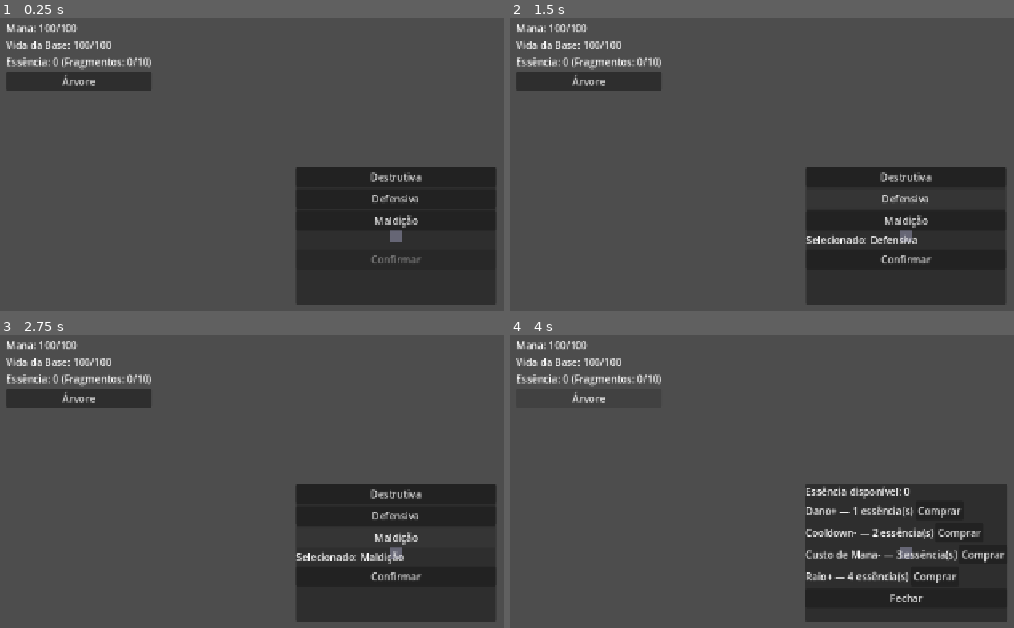
Above: before the commit, frames 1-4 (two rows, left to right).
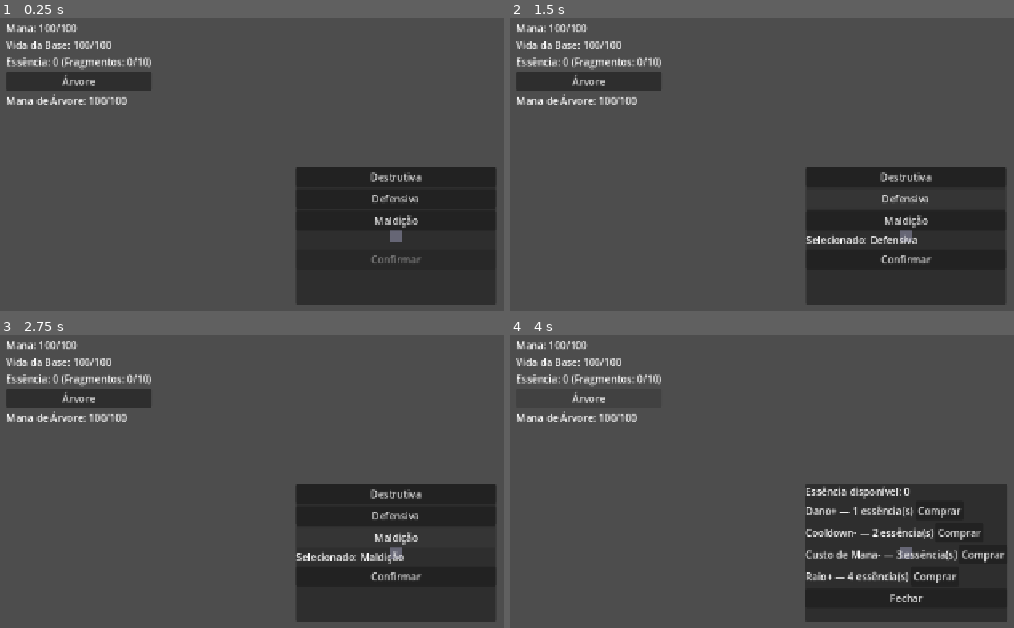
Above: after the commit, the same moments.

Repository: caua-developer/pixie-defense
Game: Godot game, scene res://scenes/main.tscn
Two runs of this game, one before a commit and one after it. Both use one fixed random seed, a clock stepped at 60 frames per second and the inputs below.
Inputs:
- Up to frame 1 (0.25 s): no input
- Up to frame 2 (1.5 s): click "Destrutiva" at 0.5 s; click "Defensiva" at 1.25 s
- Up to frame 3 (2.75 s): click "Maldição" at 2 s
- Up to frame 4 (4 s): click "Confirmar" at 2.75 s; click "Árvore" at 3.5 s

The runs differ from the first frame. In frame 1, 0.4% of the frame differs, in the area x 1-26%, y 25-30%; in frame 2, 0.4%; in frame 3, 0.4%; in frame 4, 0.4%.

Commit message:
feat: adiciona segundo input de magia (golem/maldicao) com mana e cooldown independentes
Co-Authored-By: Claude Sonnet 5 <noreply@anthropic.com>

Diff:
--- a/project.godot
+++ b/project.godot
@@ -29,6 +29,11 @@
 "events": [Object(InputEventMouseButton,"resource_local_to_scene":false,"resource_name":"","device":-1,"window_id":0,"button_mask":0,"position":Vector2(0, 0),"global_position":Vector2(0, 0),"factor":1.0,"button_index":1,"canceled":false,"pressed":false,"double_click":false,"script":null)
 ]
 }
+cast_tree_ability={
+"deadzone": 0.2,
+"events": [Object(InputEventMouseButton,"resource_local_to_scene":false,"resource_name":"","device":-1,"window_id":0,"button_mask":0,"position":Vector2(0, 0),"global_position":Vector2(0, 0),"factor":1.0,"button_index":2,"canceled":false,"pressed":false,"double_click":false,"script":null)
+]
+}
 
 [layer_names]
 
--- a/scenes/main.tscn
+++ b/scenes/main.tscn
@@ -84,6 +84,10 @@
 [node name="SkillTreeButton" type="Button" parent="HUD/Root/VBox" unique_id=226984120]
 layout_mode = 2
 text = "Árvore"
+
+[node name="TreeManaLabel" type="Label" parent="HUD/Root/VBox" unique_id=299893256]
+layout_mode = 2
+text = "Mana de Árvore: 100/100"
 
 [node name="SkillTreePanel" type="PanelContainer" parent="HUD" unique_id=84338893]
 visible = false
--- a/scripts/enemy.gd
+++ b/scripts/enemy.gd
@@ -22,9 +22,13 @@
 var contact_damage: float = CONTACT_DAMAGE
 var tier: int = 0
 var corredor: Node = null
+var damage_taken_multiplier: float = 1.0
 
 var _curve: Curve2D
 var _distance: float = 0.0
+var _curse_time_remaining: float = 0.0
+var _slow_multiplier: float = 1.0
+var _slow_time_remaining: float = 0.0
 
 @onready var visual: Polygon2D = $Visual
 
@@ -46,24 +50,40 @@
 func _physics_process(delta: float) -> void:
 	if _curve == null:
 		return
+	if _curse_time_remaining > 0.0:
+		_curse_time_remaining -= delta
+		if _curse_time_remaining <= 0.0:
+			damage_taken_multiplier = 1.0
+	if _slow_time_remaining > 0.0:
+		_slow_time_remaining -= delta
+		if _slow_time_remaining <= 0.0:
+			_slow_multiplier = 1.0
 	var block_dist: float = corredor.get_block_distance() if corredor else INF
 	if _distance >= block_dist:
 		if corredor.golem:
 			corredor.golem.take_damage(contact_damage * delta)
 		return
-	_distance += speed * delta
+	_distance += speed * _slow_multiplier * delta
 	if _distance >= _curve.get_baked_length():
 		_on_reached_base()
 		return
 	position = _curve.sample_baked(_distance, true)
 
 func take_damage(amount: float) -> void:
-	hp -= amount
+	hp -= amount * damage_taken_multiplier
 	if hp <= 0.0:
-		_drop_fragments()
+		_on_death()
 		queue_free()
 
-func _drop_fragments() -> void:
+func apply_curse(multiplier: float, duration: float) -> void:
+	damage_taken_multiplier = multiplier
+	_curse_time_remaining = duration
+
+func apply_slow(multiplier: float, duration: float) -> void:
+	_slow_multiplier = multiplier
+	_slow_time_remaining = duration
+
+func _on_death() -> void:
 	var tracker := get_tree().get_first_node_in_group("essencia")
 	if tracker:
 		tracker.add_fragments(FRAGMENT_DROP[tier])
--- a/scripts/mago.gd
+++ b/scripts/mago.gd
@@ -12,6 +12,20 @@
 const MANA_COST_UPGRADE_MULT: float = 0.8 # hipótese — calibrar na Fase 10
 const RADIUS_UPGRADE_MULT: float = 1.2    # hipótese — calibrar na Fase 10
 
+const MAX_TREE_MANA: float = 100.0
+const TREE_MANA_REGEN_PER_SEC: float = 10.0  # hipótese — calibrar na Fase 10
+const BASE_TREE_COST: float = 30.0           # hipótese — calibrar na Fase 10
+const BASE_TREE_COOLDOWN: float = 3.0        # hipótese — calibrar na Fase 10
+const BASE_CURSE_RADIUS: float = 70.0        # px, hipótese — calibrar na Fase 10
+const BASE_CURSE_MULT: float = 1.3           # +30% dano recebido, hipótese
+const BASE_CURSE_DURATION: float = 4.0       # segundos, hipótese
+const TREE_COOLDOWN_UPGRADE_MULT: float = 0.8
+const TREE_MANA_COST_UPGRADE_MULT: float = 0.8
+const GOLEM_HP_UPGRADE_MULT: float = 1.2
+const CURSE_POTENCIA_UPGRADE_MULT: float = 1.2
+const CURSE_DURATION_UPGRADE_MULT: float = 1.2
+const GUARDIAN_FURY_DAMAGE_MULT: float = 1.15  # hipótese — calibrar na Fase 10
+
 @export var spell_effect_scene: PackedScene
 
 var mana: float = MAX_MANA
@@ -21,6 +35,15 @@
 var spell_radius: float = BASE_SPELL_RADIUS
 var spell_damage: float = BASE_SPELL_DAMAGE
 var specialization: String = "Destrutiva"
+
+var tree_mana: float = MAX_TREE_MANA
+var tree_cooldown_remaining: float = 0.0
+var tree_spell_cost: float = BASE_TREE_COST
+var tree_spell_cooldown: float = BASE_TREE_COOLDOWN
+var golem_hp_mult: float = 1.0
+var curse_potencia_mult: float = 1.0
+var curse_duration_mult: float = 1.0
+var guardian_fury_unlocked: bool = false
 
 var _has_pending_cast: bool = false
 var _pending_cast_position: Vector2
@@ -40,13 +63,35 @@
 func increase_radius() -> void:
 	spell_radius *= RADIUS_UPGRADE_MULT
 
+func reduce_tree_cooldown() -> void:
+	tree_spell_cooldown *= TREE_COOLDOWN_UPGRADE_MULT
+
+func reduce_tree_mana_cost() -> void:
+	tree_spell_cost *= TREE_MANA_COST_UPGRADE_MULT
+
+func upgrade_golem_hp() -> void:
+	golem_hp_mult *= GOLEM_HP_UPGRADE_MULT
+
+func upgrade_curse_potencia() -> void:
+	curse_potencia_mult *= CURSE_POTENCIA_UPGRADE_MULT
+
+func upgrade_curse_duration() -> void:
+	curse_duration_mult *= CURSE_DURATION_UPGRADE_MULT
+
+func unlock_guardian_fury() -> void:
+	guardian_fury_unlocked = true
+
 func _process(delta: float) -> void:
 	mana = min(MAX_MANA, mana + MANA_REGEN_PER_SEC * delta)
 	cooldown_remaining = max(0.0, cooldown_remaining - delta)
+	tree_mana = min(MAX_TREE_MANA, tree_mana + TREE_MANA_REGEN_PER_SEC * delta)
+	tree_cooldown_remaining = max(0.0, tree_cooldown_remaining - delta)
 
 func _unhandled_input(event: InputEvent) -> void:
 	if event.is_action_pressed("cast_spell"):
 		_try_cast(get_global_mouse_position())
+	elif event.is_action_pressed("cast_tree_ability"):
+		_try_cast_tree_ability(get_global_mouse_position())
 
 func _try_cast(target_pos: Vector2) -> void:
 	if cooldown_remaining > 0.0 or mana < spell_cost:
@@ -56,6 +101,51 @@
 	_pending_cast_position = target_pos
 	_has_pending_cast = true
 	_spawn_spell_effect(target_pos)
+
+func _try_cast_tree_ability(target_pos: Vector2) -> void:
+	if specialization == "Destrutiva":
+		return
+	if tree_cooldown_remaining > 0.0 or tree_mana < tree_spell_cost:
+		return
+	tree_mana -= tree_spell_cost
+	tree_cooldown_remaining = tree_spell_cooldown
+	if specialization == "Defensiva":
+		_cast_golem(target_pos)
+	elif specialization == "Maldição":
+		_cast_curse(target_pos)
+
+func _cast_golem(target_pos: Vector2) -> void:
+	var corredores: Array[Node] = get_tree().get_nodes_in_group("corredores")
+	if corredores.is_empty():
+		return
+	var closest_corredor: Node = corredores[0]
+	var closest_offset: float = closest_corredor.curve.get_closest_offset(closest_corredor.to_local(target_pos))
+	var closest_dist: float = closest_corredor.curve.sample_baked(closest_offset, true).distance_to(closest_corredor.to_local(target_pos))
+	for c in corredores:
+		var offset: float = c.curve.get_closest_offset(c.to_local(target_pos))
+		var dist: float = c.curve.sample_baked(offset, true).distance_to(c.to_local(target_pos))
+		if dist < closest_dist:
+			closest_corredor = c
+			closest_offset = offset
+			closest_dist = dist
+	var golem: Node2D = preload("res://scenes/golem.tscn").instantiate()
+	golem.max_hp = golem.BASE_MAX_HP * golem_hp_mult
+	closest_corredor.register_golem(golem, closest_offset)
+
+func _cast_curse(target_pos: Vector2) -> void:
+	var shape := CircleShape2D.new()
+	shape.radius = BASE_CURSE_RADIUS
+	var query := PhysicsShapeQueryParameters2D.new()
+	query.shape = shape
+	query.transform = Transform2D(0.0, target_pos)
+	query.collision_mask = 2
+	query.collide_with_areas = true
+	query.collide_with_bodies = false
+	var space_state := get_world_2d().direct_space_state
+	for result in space_state.intersect_shape(query):
+		var collider: Object = result["collider"]
+		if collider.has_method("apply_curse"):
+			collider.apply_curse(BASE_CURSE_MULT * curse_potencia_mult, BASE_CURSE_DURATION * curse_duration_mult)
 
 func _physics_process(_delta: float) -> void:
 	if not _has_pending_cast:
@@ -71,9 +161,12 @@
 	query.collide_with_bodies = false
 	var space_state := get_world_2d().direct_space_state
 	for result in space_state.intersect_shape(query):
-		var collider = result["collider"]
+		var collider: Object = result["collider"]
 		if collider.has_method("take_damage"):
-			collider.take_damage(spell_damage)
+			var damage: float = spell_damage
+			if guardian_fury_unlocked and not get_tree().get_nodes_in_group("golems").is_empty():
+				damage *= GUARDIAN_FURY_DAMAGE_MULT
+			collider.take_damage(damage)
 
 func _spawn_spell_effect(target_pos: Vector2) -> void:
 	if spell_effect_scene == null:
--- a/scripts/main.gd
+++ b/scripts/main.gd
@@ -12,6 +12,7 @@
 @onready var skill_tree_button: Button = $HUD/Root/VBox/SkillTreeButton
 @onready var skill_tree_panel: PanelContainer = $HUD/SkillTreePanel
 @onready var specialization_panel: PanelContainer = $HUD/SpecializationSelectPanel
+@onready var tree_mana_label: Label = $HUD/Root/VBox/TreeManaLabel
 
 var save_manager: RefCounted
 
@@ -30,6 +31,7 @@
 	mana_label.text = "Mana: %d/%d" % [int(mago.mana), int(mago.MAX_MANA)]
 	base_life_label.text = "Vida da Base: %d/%d" % [int(base.current_life), int(base.MAX_LIFE)]
 	essence_label.text = "Essência: %d (Fragmentos: %d/10)" % [essence_tracker.essence, essence_tracker.fragments]
+	tree_mana_label.text = "Mana de Árvore: %d/%d" % [int(mago.tree_mana), int(mago.MAX_TREE_MANA)]
 
 func _on_base_defeated() -> void:
 	base_life_label.text = "Vida da Base: %d/%d" % [int(base.current_life), int(base.MAX_LIFE)]
